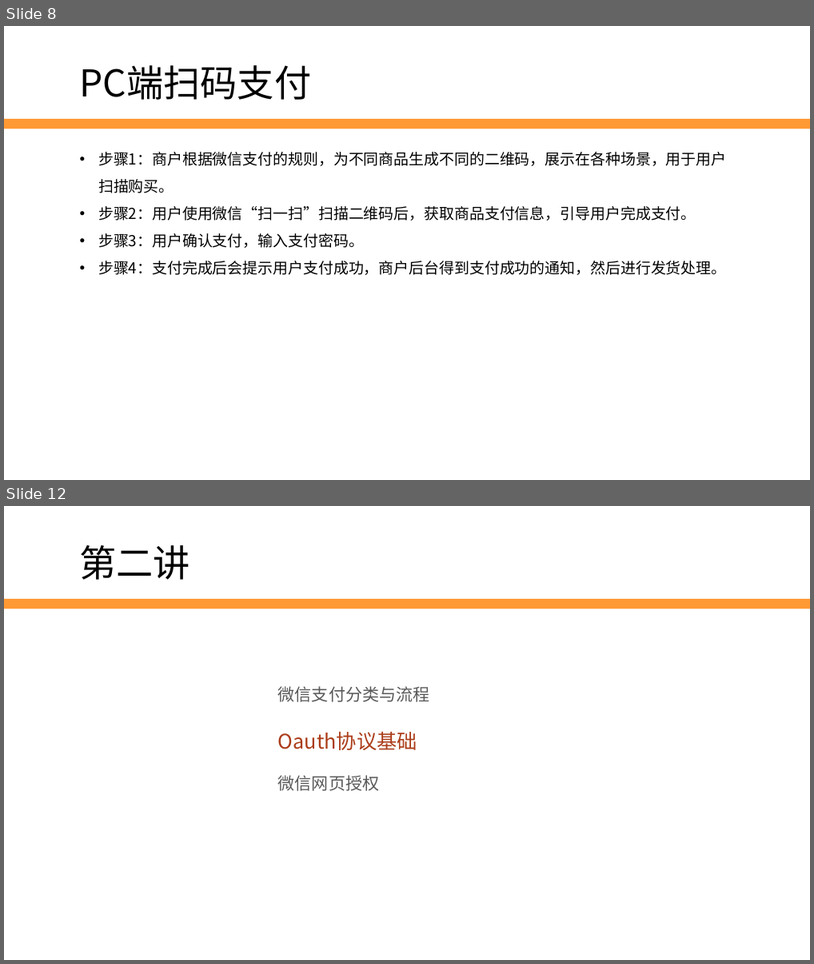
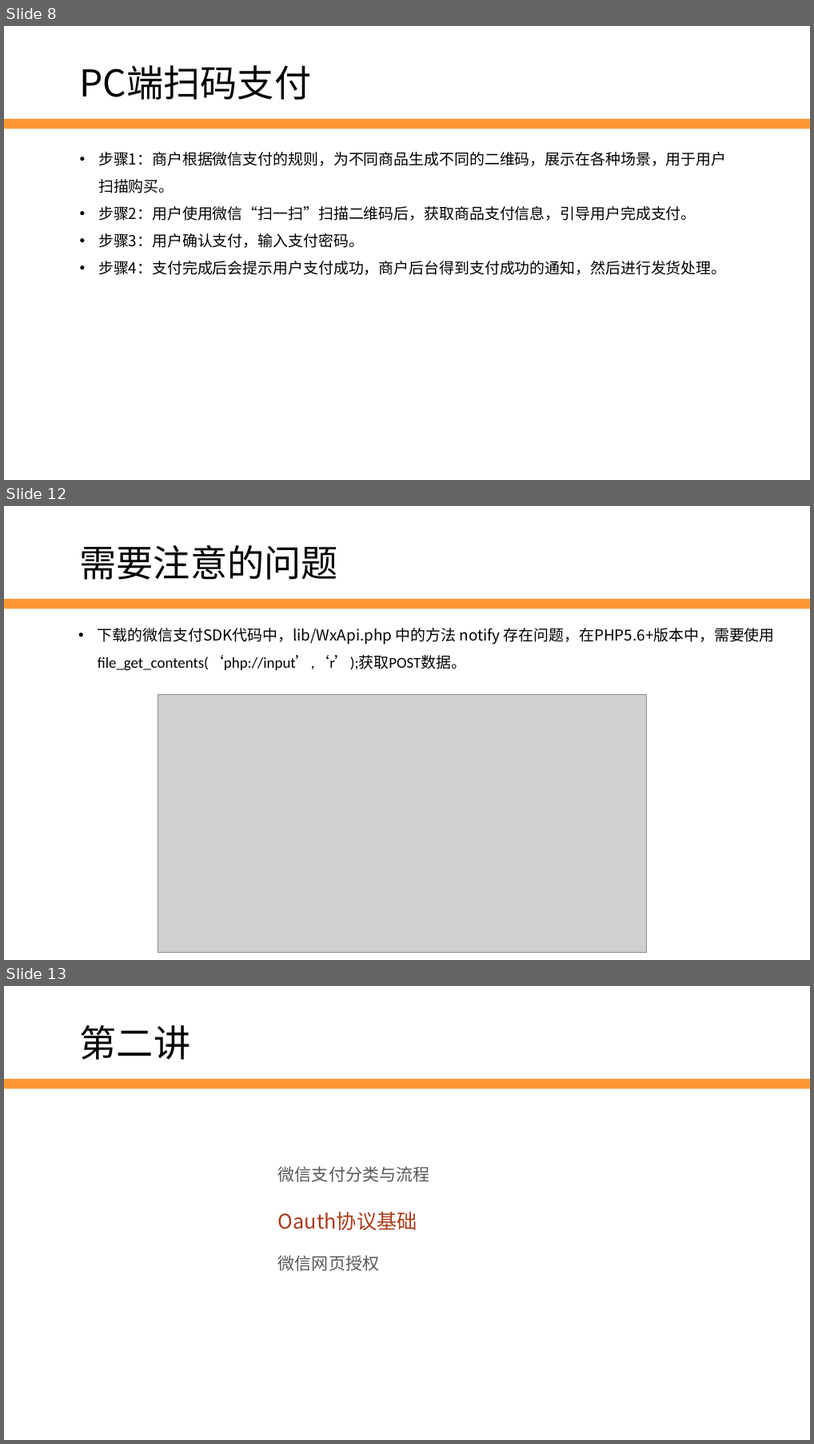
Before and after one commit to edu2act/2017-2018_1st_Wechat_Web_Programming, a slide deck: 课程ppt/第11讲 微信支付与Oauth授权.pptx. Shown one above the other, each under a label of ours: slides 8 and 12 before the commit, slides 8, 12 and 13 after it; the slides between them are not shown. The pictures are 814x964 and 814x1444 pixels, drawn with LibreOffice and Linux fonts; fonts in the diff are those of the drawing; grey boxes stand for pictures; background and template pictures are left out. Boxes give left, top, right and bottom in pixels: in the first picture for what was removed or moved away, otherwise in the second. Text is boxed around its words. In the diff, an @@ line names an element or a change of style, - is before the commit and + after.

```diff
--- a/课程ppt/第11讲 微信支付与Oauth授权.pptx
+++ b/课程ppt/第11讲 微信支付与Oauth授权.pptx
@@ slide 12 added at box(4, 506, 810, 960), background #FFFFFF; not listed: 1 template element that a slide beside it also shows @@
@@ text added at box(80, 545, 339, 580), 44 pt, text #000000 @@
+需要注意的问题
@@ text added at box(98, 628, 775, 671), 18 pt, text #000000 @@
+• 下载的微信支付SDK代码中，lib/WxApi.php 中的方法 notify 存在问题，在PHP5.6+版本中，需要使用file_get_contents(‘php://input’,‘r’);获取POST数据。
@@ picture added at box(158, 694, 646, 952) @@
@@ what was slide 12 is now slide 13 @@
```
Also in this commit, not shown: 6 slides changed, 5 other slides added, 2 slides removed, 5 other files.
